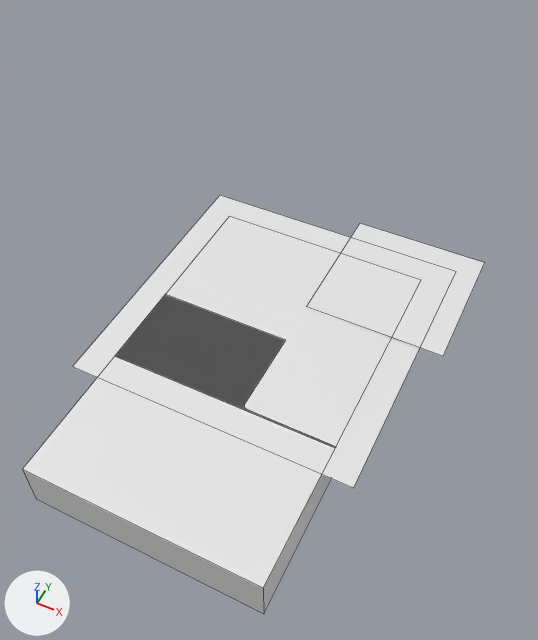
Renders of the Blender file blender_files/untitled.blend from each side of a commit.
Both versions are drawn from a camera (50 mm lens) standing at (76.0, -157.0, 193.0) and looking at (-11.0, 18.0, -26.0). Lighting does not change. The marker at lower left points along +X, +Y and +Z. Mesh edges are drawn as thin lines.

Before the edit, the objects in view are built like this:
```python
me_mesh_001 = bpy.data.meshes.new('Mesh.001')
me_mesh_001.from_pydata([(39.8, -39.8, 0.0), (39.8, 39.8, 0.0), (-39.8, 39.8, 0.0), (-39.8, -39.8, 0.0)], [], [(0, 1, 2, 3)])
me_mesh_005 = bpy.data.meshes.new('Mesh.005')
me_mesh_005.from_pydata([(39.8, -39.8, 0.0), (39.8, 39.8, 0.0), (-39.8, 39.8, 0.0), (-39.8, -39.8, 0.0)], [], [(0, 1, 2, 3)])
me_mesh_006 = bpy.data.meshes.new('Mesh.006')
me_mesh_006.from_pydata([(49.8, -49.8, -0.1), (49.8, 49.8, -0.1), (-49.8, 49.8, -0.1), (-49.8, -49.8, -0.1)], [], [(0, 1, 2, 3)])
me_mesh_007 = bpy.data.meshes.new('Mesh.007')
me_mesh_007.from_pydata([(25.0, -25.0, 0.0), (25.0, 25.0, 0.0), (-25.0, 25.0, 0.0), (-25.0, -25.0, 0.0)], [], [(0, 1, 2, 3)])
ob_soc_bounding_frame = bpy.data.objects.new('SOC_Bounding Frame', me_mesh_006)
ob_soc_bounding_frame.location = (0.0, 0.0, 0.0)
ob_soc_plane_001_preview = bpy.data.objects.new('SOC_Plane.001.preview', me_mesh_007)
ob_soc_plane_001_preview.location = (32.9, 33.7, 0.3)
ob_soc_plane_body = bpy.data.objects.new('SOC_Plane.body', me_mesh_001)
ob_soc_plane_body.location = (0.0, -47.9, 0.0)
_m = ob_soc_plane_body.modifiers.new('SOC_Solidify', 'SOLIDIFY')
_m.thickness = 18.1
_m.nonmanifold_merge_threshold = 0.0003
_m = ob_soc_plane_body.modifiers.new('SOC_Boolean.Plane.001', 'BOOLEAN')
_m.object = ob_soc_plane_001_body
_m.solver = 'FLOAT'
ob_soc_plane_preview = bpy.data.objects.new('SOC_Plane.preview', me_mesh_005)
ob_soc_plane_preview.location = (0.0, 0.0, 0.0)
```
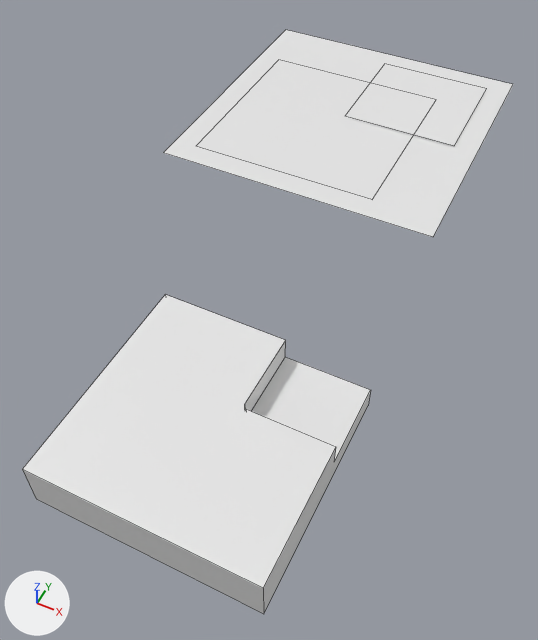
Patch to the scene script:
```diff
--- a/blender_files/untitled.blend.py
+++ b/blender_files/untitled.blend.py
@@ me_mesh_006 @@
 me_mesh_006.from_pydata(...)  # 4 vertices, 1 face; spans x -49.8..49.8, y -49.8..49.8, z -0.1
 # used by ob_soc_bounding_frame; location = (0.0, 0.0, 0.0)
-me_mesh_006.vertices[0].co = (49.8, -49.8, -0.1)  # pixel (353, 488)
-me_mesh_006.vertices[1].co = (49.8, 49.8, -0.1)  # pixel (456, 271)
-me_mesh_006.vertices[2].co = (-49.8, 49.8, -0.1)  # pixel (219, 195)
+# me_mesh_006 part 1
+me_mesh_006.vertices[0].co = (67.9, -49.8, -0.1)  # pixel (433, 237)
+me_mesh_006.vertices[1].co = (67.9, 68.7, -0.1)  # pixel (513, 84)
+me_mesh_006.vertices[2].co = (-49.8, 68.7, -0.1)  # pixel (285, 29)
@@ ob_soc_bounding_frame @@
 ob_soc_bounding_frame = bpy.data.objects.new('SOC_Bounding Frame', me_mesh_006)
-ob_soc_bounding_frame.location = (0.0, 0.0, 0.0)
+ob_soc_bounding_frame.location = (-30.3, 106.1, 6.8)
@@ ob_soc_plane_preview @@
 ob_soc_plane_preview = bpy.data.objects.new('SOC_Plane.preview', me_mesh_005)
-ob_soc_plane_preview.location = (0.0, 0.0, 0.0)
+ob_soc_plane_preview.location = (-30.3, 106.1, 6.8)
@@ ob_soc_plane_001_preview @@
 ob_soc_plane_001_preview = bpy.data.objects.new('SOC_Plane.001.preview', me_mesh_007)
-ob_soc_plane_001_preview.location = (32.9, 33.7, 0.3)
+ob_soc_plane_001_preview.location = (2.6, 139.8, 7.1)
```

Where the change shows, as pixel boxes (x1, y1, x2, y2) in the pictures (538 x 640 px):
'SOC_Plane.preview', moved
    before: (116, 216, 392, 448)
    after: (196, 60, 413, 200)
'SOC_Bounding Frame', reshaped, moved
    before: (72, 195, 420, 488)
    after: (163, 30, 513, 237)
'SOC_Plane.001.preview', moved
    before: (307, 223, 484, 356)
    after: (345, 64, 486, 146)
